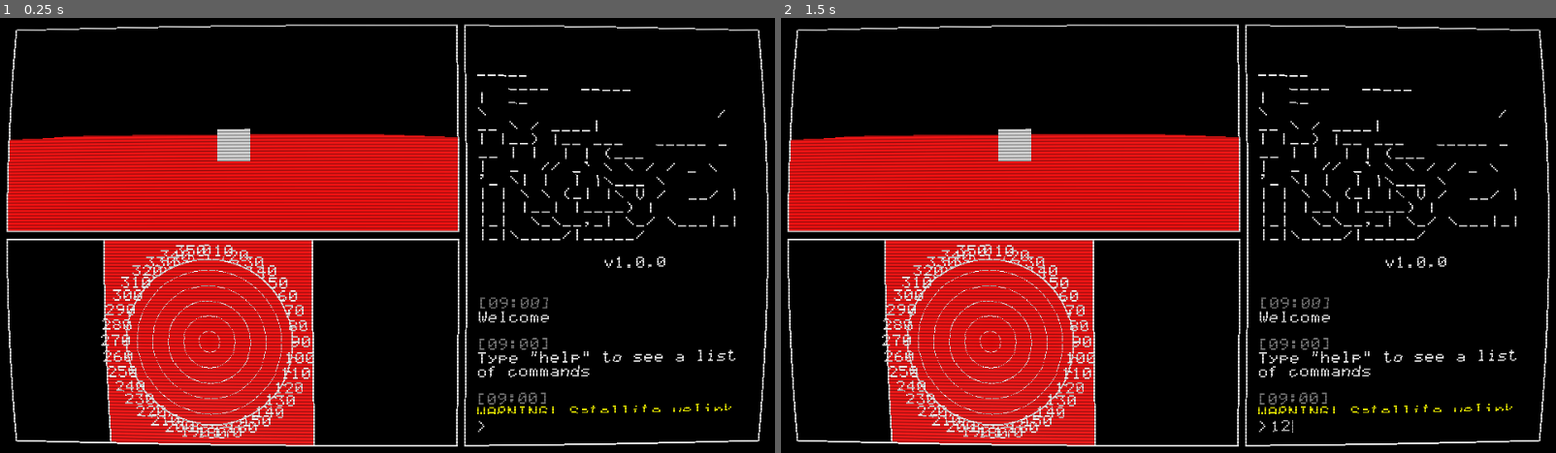
Above: before the commit, frames 1-2 (left to right).
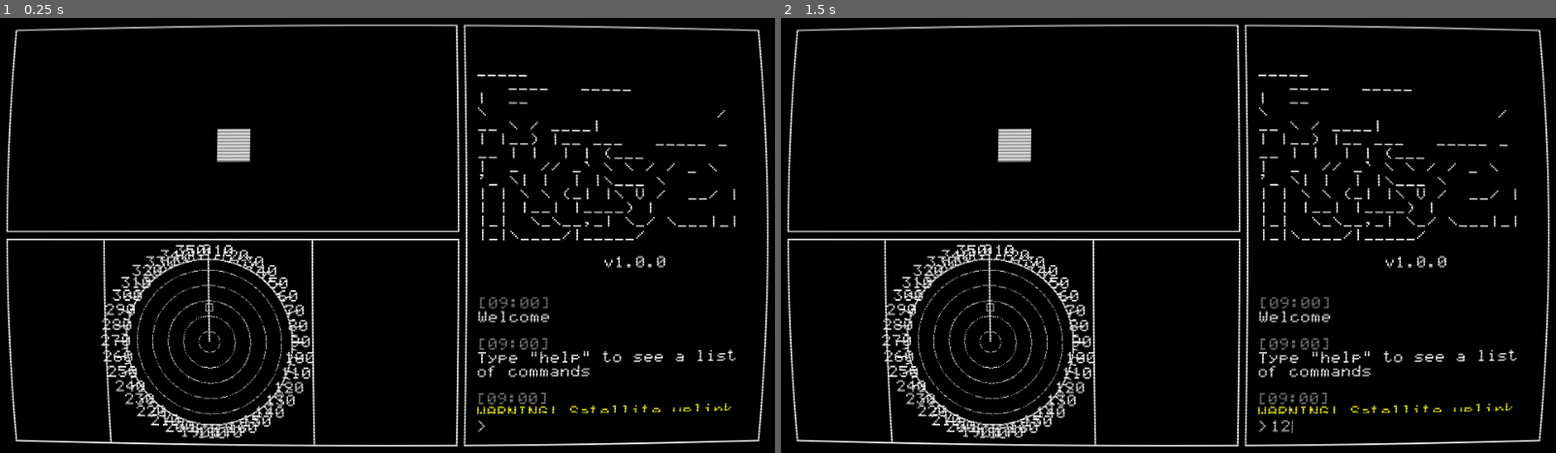
Above: after the commit, the same moments.

Repository: ogilliland/space-rover-game
Game: Godot game, scene res://scenes/main.tscn
The game is run twice, just before and just after one commit, with the same random seed, the same clock (stepped at 60 frames per second) and the same inputs.
Inputs (mouse positions are in pixels of both pictures, inside the frame that each line leads up to):
- Up to frame 1 (0.25 s): no input
- Up to frame 2 (1.5 s): click (1408, 426) at 0.52 s; type "12" at 0.6 s; tap Enter at 1.25 s

The runs differ from the first frame. In frame 1, 27% of the frame differs, in the area x 0-100%, y 1-99%; in frame 2, 27%.

Commit message:
Add depth texture outline to radar

Diff:
--- /dev/null
+++ b/materials/depth_texture.gdshader
@@ -0,0 +1,46 @@
+shader_type spatial;
+render_mode unshaded, depth_test_disable;
+
+const float outline_thickness = 1.0;
+const float depth_sensitivity = 0.2;
+
+void vertex() {
+	POSITION = vec4(VERTEX, 1.0);
+}
+
+float get_depth(vec2 uv, sampler2D depth_texture, mat4 inv_projection_matrix) {
+	float depth = texture(depth_texture, uv).x;
+	vec3 ndc = vec3(uv, depth) * 2.0 - 1.0;
+	vec4 view = inv_projection_matrix * vec4(ndc, 1.0);
+	view.xyz /= view.w;
+	float linear_depth = -view.z;
+	return linear_depth;
+}
+
+void fragment() {
+	float half_floor = floor(outline_thickness * 0.5);
+	float half_ceil = ceil(outline_thickness * 0.5);
+	vec2 texel = 1.0/VIEWPORT_SIZE;
+
+	vec2 uv0 = SCREEN_UV - vec2(texel.x, texel.y) * half_floor;
+	vec2 uv1 = SCREEN_UV - vec2(texel.x, texel.y) * half_ceil;
+	vec2 uv2 = SCREEN_UV - vec2(texel.x * half_ceil, -texel.y * half_floor);
+	vec2 uv3 = SCREEN_UV - vec2(-texel.x * half_floor, texel.y * half_ceil);
+
+	float depth_sample0 = get_depth(uv0, DEPTH_TEXTURE, INV_PROJECTION_MATRIX);
+	float depth_sample1 = get_depth(uv1, DEPTH_TEXTURE, INV_PROJECTION_MATRIX);
+	float depth_sample2 = get_depth(uv2, DEPTH_TEXTURE, INV_PROJECTION_MATRIX);
+	float depth_sample3 = get_depth(uv3, DEPTH_TEXTURE, INV_PROJECTION_MATRIX);
+
+	float depth_diff0 = depth_sample1 - depth_sample0;
+	float depth_diff1 = depth_sample3 - depth_sample2;
+	float edge_depth = sqrt(pow(depth_diff0, 2) + pow(depth_diff1, 2)) * 100.0;
+	float depth_threshold = (1.0/depth_sensitivity) * depth_sample0;
+	edge_depth = edge_depth > depth_threshold ? 1.0 : 0.0;
+
+	if(edge_depth == 1.0) {
+		ALBEDO = vec3(1);
+	} else {
+		ALBEDO = vec3(0);
+	}
+}
--- a/materials/postprocess.gdshader
+++ b/materials/postprocess.gdshader
@@ -13,11 +13,12 @@
 	if(uv.x < 0.0 || uv.x > 1.0 || uv.y < 0.0 || uv.y > 1.0) {
 		COLOR = vec4(0, 0, 0, 1); // texture(SCREEN_TEXTURE, vec2(0, 0));
 	} else {
-		ivec2 iuv = ivec2(
-			int(uv.x / SCREEN_PIXEL_SIZE.x),
-			int(uv.y / SCREEN_PIXEL_SIZE.y)
-		);
-		vec4 color = texelFetch(SCREEN_TEXTURE, iuv, 0);
+//		ivec2 iuv = ivec2(
+//			int(uv.x / SCREEN_PIXEL_SIZE.x),
+//			int(uv.y / SCREEN_PIXEL_SIZE.y)
+//		);
+//		vec4 color = texelFetch(SCREEN_TEXTURE, iuv, 0);
+		vec4 color = texture(SCREEN_TEXTURE, uv);
 
 		// modulate color by sin wave to simulate scanlines
 		float resolution = 0.25 / SCREEN_PIXEL_SIZE.y;
--- a/scenes/control.tscn
+++ b/scenes/control.tscn
@@ -8,6 +8,7 @@
 [ext_resource path="res://scripts/radar_numbers.gd" type="Script" id=6]
 [ext_resource path="res://fonts/graph_35_pix.tres" type="DynamicFont" id=7]
 [ext_resource path="res://scripts/radar_background.gd" type="Script" id=8]
+[ext_resource path="res://scenes/depth_texture.tscn" type="PackedScene" id=9]
 
 [node name="ControlPanel" type="Control"]
 anchor_right = 1.0
@@ -51,6 +52,7 @@
 
 [node name="Camera" type="Camera" parent="Layout/Data/MainCamera/Viewport"]
 transform = Transform( 1, 0, 0, 0, 1, 0, 0, 0, 1, 0, 2, 0 )
+cull_mask = 1023
 script = ExtResource( 2 )
 
 [node name="Telemetry" type="Control" parent="Layout/Data"]
@@ -133,10 +135,13 @@
 render_target_update_mode = 3
 
 [node name="Camera" type="Camera" parent="Layout/Data/Telemetry/HBoxContainer/Radar/ViewportContainer/Viewport"]
-transform = Transform( 1, 0, 0, 0, -4.37114e-08, 1, 0, -1, -4.37114e-08, 0, 0, 0 )
+transform = Transform( 1, 0, 0, 0, -4.37114e-08, 1, 0, -1, -4.37114e-08, 0, 4, 0 )
+cull_mask = 31775
 projection = 1
 size = 60.0
 script = ExtResource( 2 )
+
+[node name="DepthTexture" parent="Layout/Data/Telemetry/HBoxContainer/Radar/ViewportContainer/Viewport/Camera" instance=ExtResource( 9 )]
 
 [node name="Files" type="Control" parent="Layout/Data/Telemetry/HBoxContainer"]
 margin_left = 378.0
--- /dev/null
+++ b/scenes/depth_texture.tscn
@@ -0,0 +1,15 @@
+[gd_scene load_steps=4 format=2]
+
+[ext_resource path="res://materials/depth_texture.gdshader" type="Shader" id=1]
+
+[sub_resource type="QuadMesh" id=1]
+size = Vector2( 2, 2 )
+
+[sub_resource type="ShaderMaterial" id=2]
+shader = ExtResource( 1 )
+
+[node name="DepthTexture" type="MeshInstance"]
+layers = 1024
+extra_cull_margin = 16384.0
+mesh = SubResource( 1 )
+material/0 = SubResource( 2 )
--- a/scenes/planet.tscn
+++ b/scenes/planet.tscn
@@ -33,6 +33,7 @@
 [node name="Floor" type="StaticBody" parent="."]
 
 [node name="MeshInstance" type="MeshInstance" parent="Floor"]
+visible = false
 mesh = SubResource( 3 )
 material/0 = null
 
@@ -42,10 +43,5 @@
 
 [node name="MeshInstance" type="MeshInstance" parent="."]
 transform = Transform( 1, 0, 0, 0, 1, 0, 0, 0, 1, 0, 1, -10 )
-mesh = SubResource( 2 )
+mesh = SubResource( 5 )
 material/0 = null
-
-[node name="MeshInstance2" type="MeshInstance" parent="."]
-transform = Transform( 1, 0, 0, 0, 1, 0, 0, 0, 1, 0, -9, 0 )
-mesh = SubResource( 2 )
-material/0 = null
--- a/scenes/rover.tscn
+++ b/scenes/rover.tscn
@@ -12,6 +12,7 @@
 
 [node name="MeshInstance" type="MeshInstance" parent="."]
 transform = Transform( 1, 0, 0, 0, 1, 0, 0, 0, 1, 0, 1, 0 )
+layers = 32
 mesh = SubResource( 2 )
 material/0 = null
 
@@ -19,4 +20,4 @@
 transform = Transform( 1, 0, 0, 0, 1, 0, 0, 0, 1, 0, 2, 0 )
 
 [node name="RadarPos" type="Position3D" parent="."]
-transform = Transform( 1, 0, 0, 0, -4.37114e-08, 1, 0, -1, -4.37114e-08, 0, 1, 0 )
+transform = Transform( 1, 0, 0, 0, -4.37114e-08, 1, 0, -1, -4.37114e-08, 0, 4, 0 )
--- a/scripts/radar_background.gd
+++ b/scripts/radar_background.gd
@@ -17,7 +17,9 @@
 	for i in range(nb_points + 1):
 		var length = 2
 		if i % 10 == 0:
-			length = 6
+			length = 16
+		elif i % 5 == 0:
+			length = 8
 		var angle_point = deg2rad(angle_from + i * (angle_to-angle_from) / nb_points - 90)
 		var begin = center + Vector2(cos(angle_point), sin(angle_point)) * radius
 		var end = center + Vector2(cos(angle_point), sin(angle_point)) * (radius + length)
@@ -28,6 +30,7 @@
 	var angle_from = 0
 	var angle_to = 360
 	var color = Color(1, 1, 1)
+	draw_line(center, center - Vector2(0, rect_size.x * 0.4), color, 1.75)
 	draw_ticks(center, rect_size.x * 0.4, angle_from, angle_to, color)
 	draw_dotted_arc(center, rect_size.x * 0.35, angle_from, angle_to, color)
 	draw_dotted_arc(center, rect_size.x * 0.275, angle_from, angle_to, color)
Not shown: 1 places in scenes/control.tscn that only renumber resources
Not shown: 2 places in scenes/main.tscn that only renumber resources
Not shown: 1 places in scenes/planet.tscn that only renumber resources
